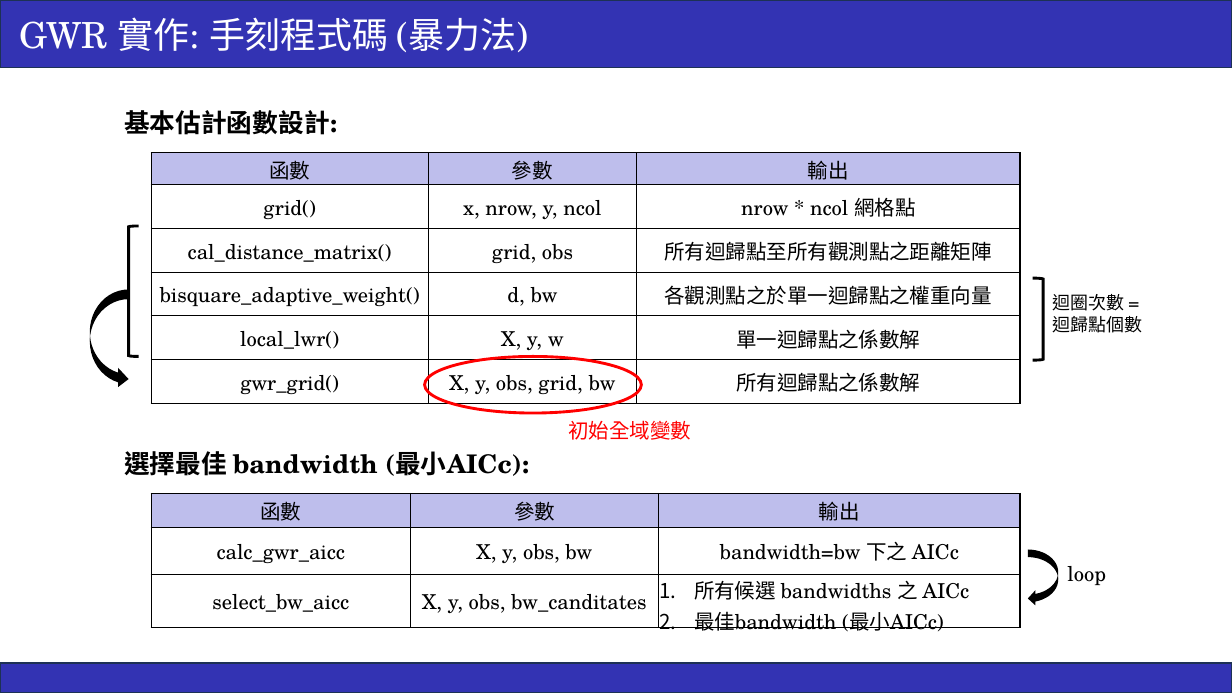
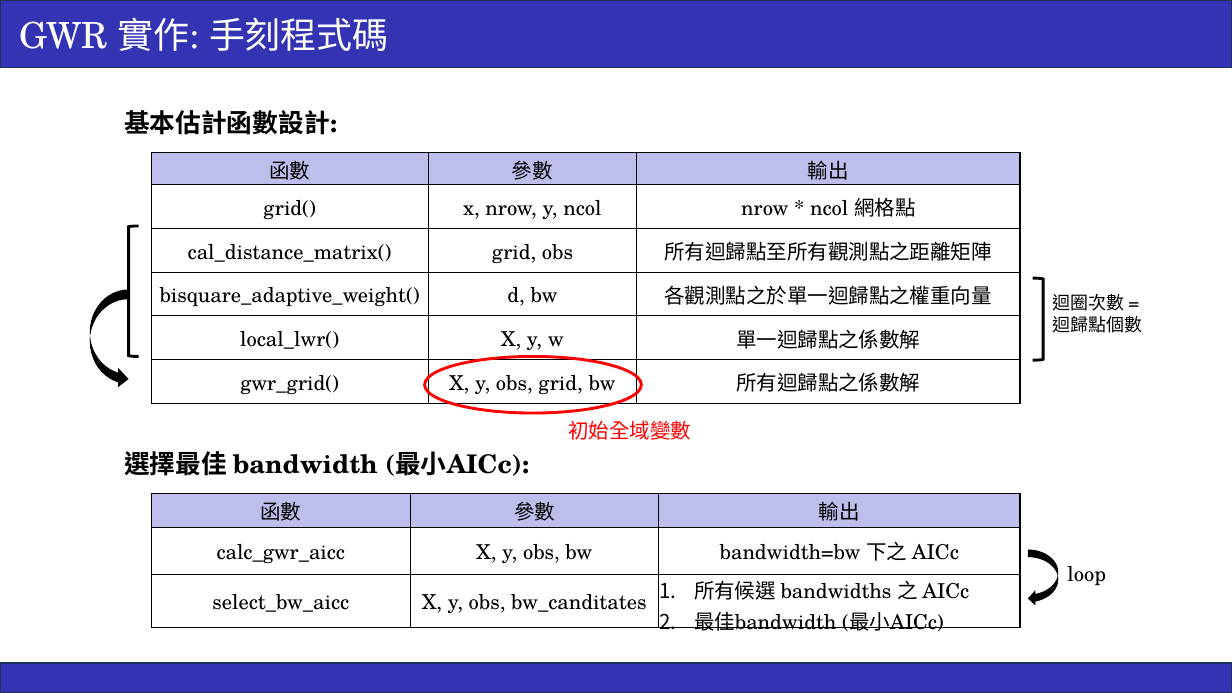
Before and after one commit to ricki0313/GWR_hw, a slide deck: slide 34 of theory_01/report/GWR_report_01.pptx (slide 36 before the commit). Drawn at 1232x693 pixels with LibreOffice and Linux fonts; fonts in the diff are those of the drawing. Boxes give left, top, right and bottom in pixels: in the first picture for what was removed or moved away, otherwise in the second. Text is boxed around its words. In the diff, an @@ line names an element or a change of style, - is before the commit and + after.

```diff
--- a/theory_01/report/GWR_report_01.pptx
+++ b/theory_01/report/GWR_report_01.pptx
@@ text in rectangle at [19,17,388,51]: text changed @@
-GWR 實作: 手刻程式碼 (暴力法)
+GWR 實作: 手刻程式碼
```
Also in this commit, not shown: 3 other slides changed, 5 slides added.
